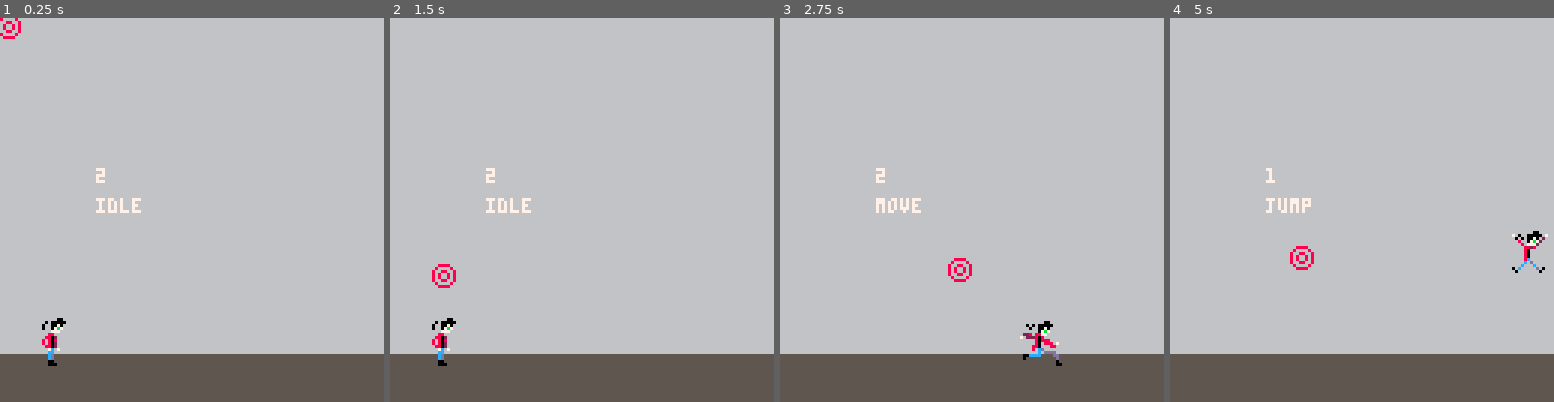
Above: before the commit, frames 1-4 (left to right).
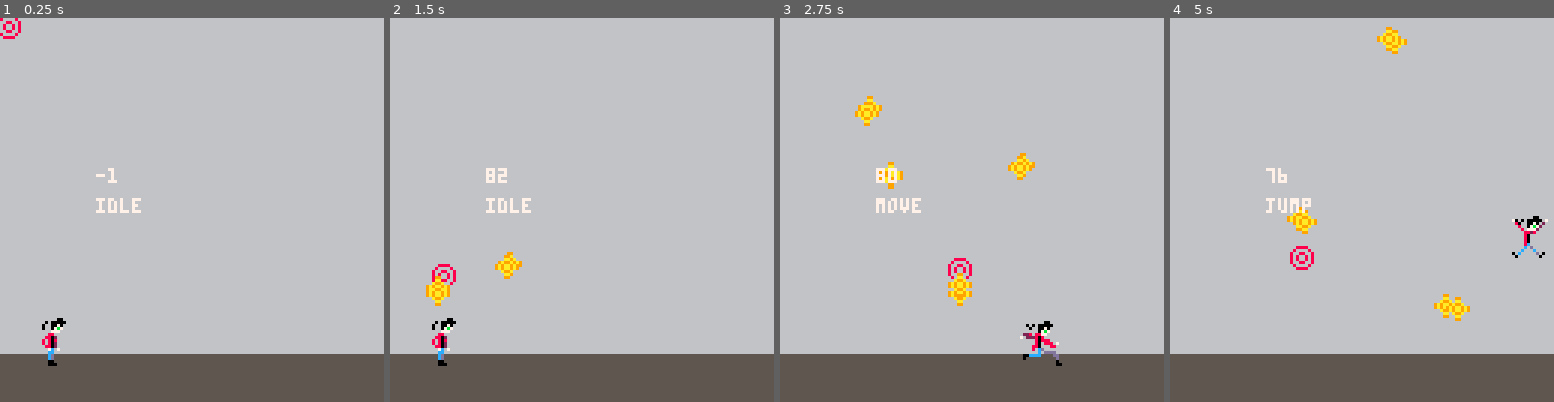
Above: after the commit, the same moments.

Repository: imELVEE/evils-edge
Game: PICO-8 cartridge simple-gravity.p8
Same seed, same stepped clock (60 frames per second), same inputs: the game is played once before the commit and once after it.
Inputs (mouse positions are in pixels of both pictures, inside the frame that each line leads up to):
- Up to frame 1 (0.25 s): no input
- Up to frame 2 (1.5 s): click (670, 121) at 0.67 s; click (436, 267) at 1.22 s
- Up to frame 3 (2.75 s): hold Right 1.6-2.1 s; click (887, 114) at 1.77 s; hold Up 2.15-2.42 s; click (952, 259) at 2.32 s; hold Right from 2.47 s (still down)
- Up to frame 4 (5 s): click (1404, 106) at 2.87 s; release Right at 3.03 s; hold Left 3.08-3.58 s; click (1465, 256) at 3.42 s; click (1231, 102) at 3.97 s; hold Right 4.02-4.68 s; click (1292, 248) at 4.52 s; hold Up from 4.73 s (still down)

The runs differ from the first frame. In frame 1, 0.1% of the frame differs, in the area x 25-31%, y 39-43%; in frame 2, 0.6%; in frame 3, 1.1%; in frame 4, 1.6%, in the area x 25-99%, y 2-79%.

Commit message:
normalized bullets

Diff:
--- a/simple-gravity.p8
+++ b/simple-gravity.p8
@@ -6,12 +6,18 @@
 	floor = 100
 	init_player()
 	mouse.init()
+
+	bullets = {}
 end
 
 function _update()
+	gravity(player)
+	bullet_travel()
+	//bullets_clean()
+
 	move(player)
 	jump(player)
-	gravity(player)
+	shoot(player)
 end
 
 function _draw()
@@ -19,8 +25,10 @@
 	map()
 	draw_sprite(player)
 	draw_target()
+	draw_bullets()
 	print(player.state,32,60, 7)
-	print(player.jumps,32,50, 7)
+	mx,my = mouse.pos()
+	print(my,32,50,7)
 end
 -->8
 // world logic
@@ -35,6 +43,16 @@
 		else
 			unit.y = floor
 			unit.jump_cycle = 0
+		end
+	end
+end
+
+function bullet_travel()
+	for i,b in ipairs(bullets) do
+		b.x += b.x_inc
+		b.y = b.formula(b.x)
+		if (b.x >= 120 or b.x <= -1 or b.y >= floor+5 or b.y <= -1) then
+			del(bullets,b)
 		end
 	end
 end
@@ -87,7 +105,17 @@
 
 function draw_target()
 	mx,my = mouse.pos()
-	spr(1,mx,my)
+	if (mouse.button() == 1) then
+		spr(17,mx,my)
+	else
+		spr(1,mx,my)
+	end
+end
+
+function draw_bullets()
+	for i,b in ipairs(bullets) do
+		spr(16,b.x,b.y)
+	end
 end
 -->8
 // char logic
@@ -148,9 +176,12 @@
 	end
 end
 
-
-
-
+function shoot(unit)
+	if (mouse.button() == 1) then
+		mx,my = mouse.pos()
+		add(bullets,init_bullet(unit.x,unit.y,mx,my))
+	end
+end
 -->8
 // init functions
 
@@ -190,6 +221,18 @@
 		jump_limit = 3,
 	}
 	return player
+end
+
+function init_bullet(startx,starty,endx,endy)
+	bullet = {
+		x = startx,
+		y = starty,
+		formula = function(x_pos)
+			return ((endy-starty)/(endx-startx))*(x_pos-endx)+endy
+		end,
+		x_inc = (endx-startx)/(abs(endy-starty)+abs(endx-startx)) * 2
+	}
+	return bullet
 end
 -->8
 //mouse
@@ -224,14 +267,14 @@
 0070070080088008ffffff88fffffffffffffff777fffffffffff0f00000fffffffffff07b7ffffffffffff07b7ffffffffff8f7772ffffffffff8f7772fffff
 0000000008000080fffff8802fffffffffffff80fffffffffffffff0070ffffffffffff877fffffffffffff877ffffffffffff8828ffffffffffff8828ffffff
 0000000000888800ffff8f808ffffffffffff8802ffffffffffffff07b7fffffffffff802fffffffffffff802fffffffffffff80ffffffffffffff80ffffffff
-0000000000000000ffff8f802fffffffffff8f808ffffffffffffff777fffffffffff88052fffffffffff88052ffffffffffff80ffffffffffffff80ffffffff
-0000000000000000fffff8802fffffffffff8f802ffffffffffff8882fffffffffffff8c022fffffffffff8c022fffffffffff80ffffffffffffff80ffffffff
-0000000000000000ffffff7cf7fffffffffff87c2fffffffffff8f802ffffffffffffff872fffffffffffff872ffffffffffff8cffffffffffffff8cffffffff
-0000000000000000ffffffccffffffffffffffccf7ffffffffff8f80f2ffffffffffff0c7dffffffffffff0c7dffffffffffffcfdfffffffffffffcfdfffffff
-0000000000000000ffffffcdffffffffffffffcdfffffffffffff7fcdf7fffffffffff00dfffffffffffff00dffffffffffffcfffcfffffffffffcfffcffffff
-0000000000000000ffffffcdffffffffffffffcdffffffffffffffffcdfffffffffffff0fffffffffffffff0ffffffffff0fcfffffdf0fffff0fcfffffdf0fff
-0000000000000000ffffff00ffffffffffffff00ffffffffffffff0c0ffffffffffffffffffffffffffffffffffffffffff0fffffff0fffffff0fffffff0ffff
-0000000000000000ffffff000fffffffffffff000fffffffffffff00f0ffffffffffffffffffffffffffffffffffffffffffffffffffffffffffffffffffffff
+0009900088000088ffff8f802fffffffffff8f808ffffffffffffff777fffffffffff88052fffffffffff88052ffffffffffff80ffffffffffffff80ffffffff
+000aa00080888808fffff8802fffffffffff8f802ffffffffffff8882fffffffffffff8c022fffffffffff8c022fffffffffff80ffffffffffffff80ffffffff
+00a99a0008800880ffffff7cf7fffffffffff87c2fffffffffff8f802ffffffffffffff872fffffffffffff872ffffffffffff8cffffffffffffff8cffffffff
+9a9aa9a908088080ffffffccffffffffffffffccf7ffffffffff8f80f2ffffffffffff0c7dffffffffffff0c7dffffffffffffcfdfffffffffffffcfdfffffff
+9a9aa9a908088080ffffffcdffffffffffffffcdfffffffffffff7fcdf7fffffffffff00dfffffffffffff00dffffffffffffcfffcfffffffffffcfffcffffff
+00a99a0008800880ffffffcdffffffffffffffcdffffffffffffffffcdfffffffffffff0fffffffffffffff0ffffffffff0fcfffffdf0fffff0fcfffffdf0fff
+000aa00080888808ffffff00ffffffffffffff00ffffffffffffff0c0ffffffffffffffffffffffffffffffffffffffffff0fffffff0fffffff0fffffff0ffff
+0009900088000088ffffff000fffffffffffff000fffffffffffff00f0ffffffffffffffffffffffffffffffffffffffffffffffffffffffffffffffffffffff
 ffffffffffffffffffffffffffffffffffffffffffffffffffffffffffffffffffffffffffffffffffffffffffffffffffffffffffffffffffffffffffffffff
 fffffffff00ffffffffffffffffffffffffffffff00ffffffffffffffffffffffffffffff00ffffffffffffffffffffffffffffff00fffffffffffffffffffff
 fff0f0f00000fffffffffffff00fffffffff0ff00000fffffffffffff00ffffffff0f0f00000fffffffffffff00fffffffff0ff00000fffffffffffff00fffff
